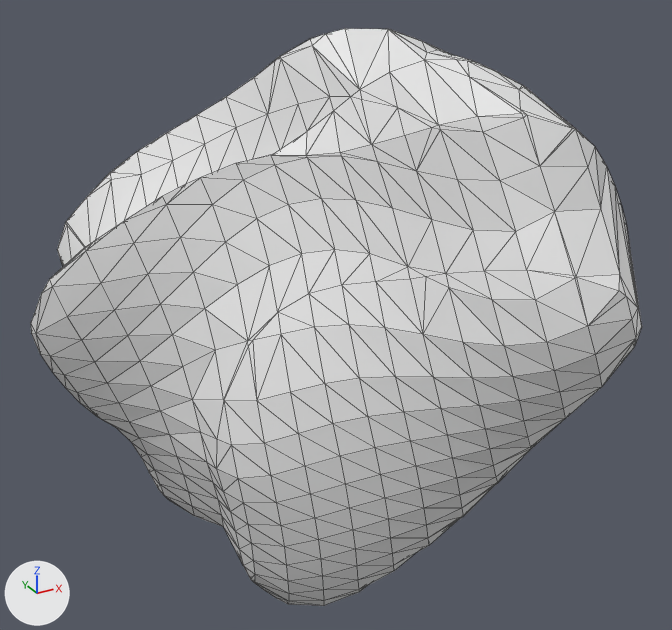
Renders of the OBJ model src/wormguides/model/obj_files/ABplppapapp_t371.obj from each side of a commit.
Camera for both pictures: a 50 mm lens placed at (157.1, -116.8, 307.9), pointed at (175.4, -83.4, 291.3). Every picture has the same lights, and +X, +Y and +Z are marked at lower left. Mesh edges are drawn as thin lines. Where no turn or scale is listed for an object, it has been applied to the vertices.

In view in the first picture: 'ABplppapapp_t371'.
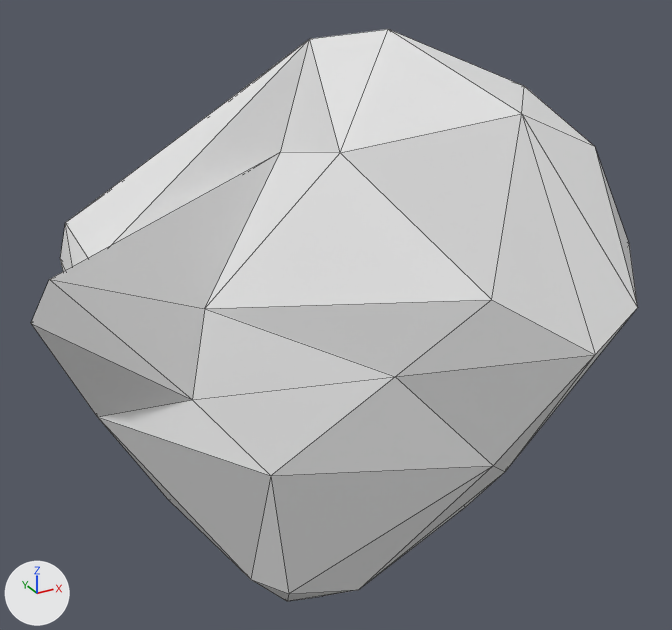
What differs and where, as boxes (x1, y1, x2, y2) in the pictures (672 x 630 px):
'ABplppapapp_t371', reshaped: before (31, 28, 642, 606); after (31, 29, 638, 601)
part 1 of me_abplppapapp_t371, deleted: before (31, 28, 642, 606)

What the commit changed:
me_abplppapapp_t371 is used by ob_abplppapapp_t371; location (0.0, 0.0, 0.0).
me_abplppapapp_t371 had 674 vertices, 1344 faces and spanned x 163.0..185.1, y -96.4..-70.6, z 275.9..303.4.
me_abplppapapp_t371 now has 52 vertices, 100 faces and spans x 163.0..185.1, y -96.3..-70.7, z 275.9..303.4.
me_abplppapapp_t371 part 1: 622 vertices removed from x 163.0..185.1, y -96.4..-70.6, z 276.1..303.4.
